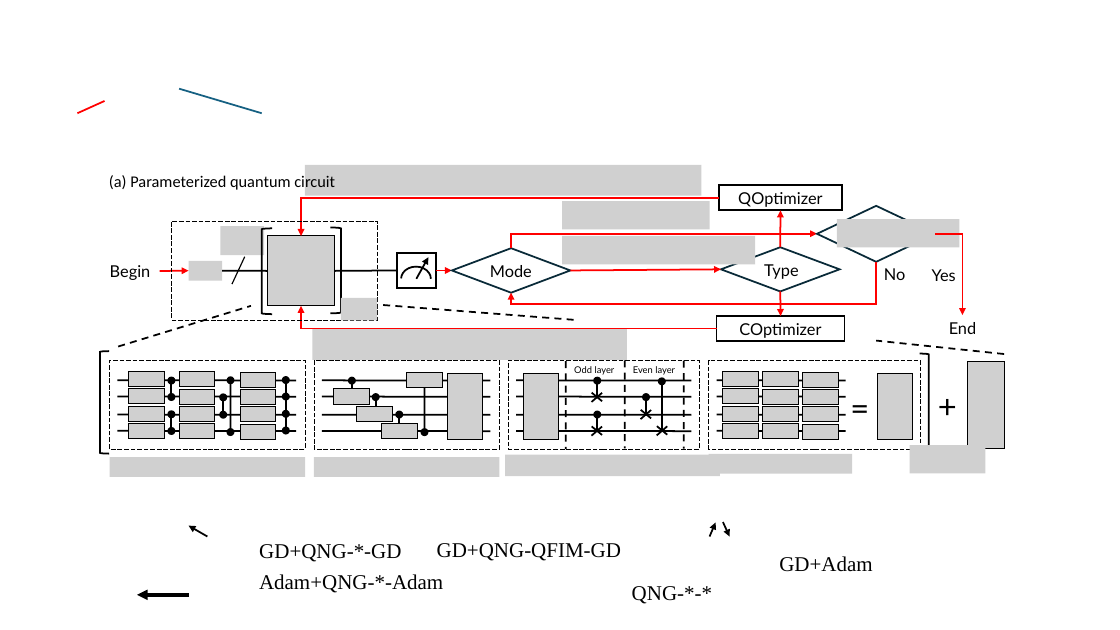
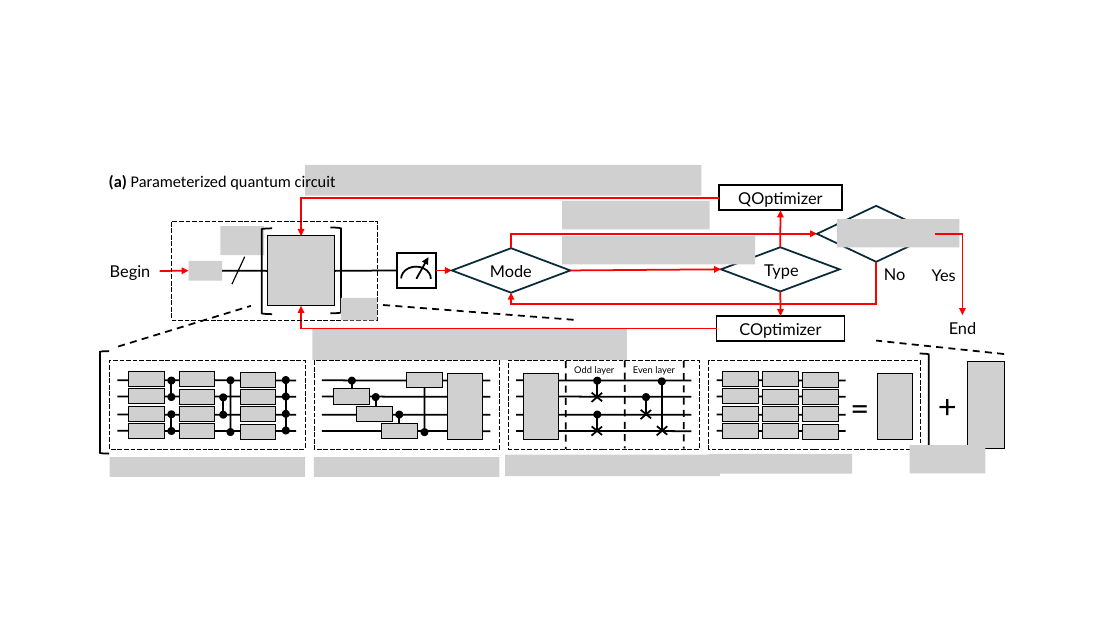
Before and after one commit to NAIST-Archlab/QNG-Benchmark, a slide deck: slide 1 of images/draw (IEICE extended).pptx. Drawn at 1120x630 pixels with LibreOffice and Linux fonts; fonts in the diff are those of the drawing; grey boxes stand for pictures. Boxes give left, top, right and bottom in pixels: in the first picture for what was removed or moved away, otherwise in the second. Text is boxed around its words. In the diff, an @@ line names an element or a change of style, - is before the commit and + after.

```diff
--- a/images/draw (IEICE extended).pptx
+++ b/images/draw (IEICE extended).pptx
@@ line removed from (262, 113) to (179, 89) @@
@@ line removed from (77, 113) to (104, 101) @@
@@ text "(a) Parameterized quantum circuit" at (109,174,336,192): bold on in "(a)" @@
@@ arrow removed from (208, 537) to (188, 526) @@
@@ arrow removed from (710, 537) to (716, 523) @@
@@ arrow removed from (723, 523) to (730, 537) @@
@@ text removed at (259,544,401,562) @@
-GD+QNG-*-GD
@@ text removed at (437,543,621,561) @@
-GD+QNG-QFIM-GD
@@ text removed at (779,556,872,572) @@
-GD+Adam
@@ arrow removed from (188, 595) to (137, 595) @@
@@ text removed at (259,574,443,593) @@
-Adam+QNG-*-Adam
@@ text removed at (632,586,712,604) @@
-QNG-*-*
```
